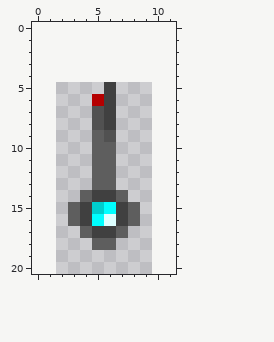
File history of a pixel-art sprite, ld-47/sprites/ship_modules/module_cannon_arm.png. Above, as it was before the edit.
The file is 8x22 pixels. Shown: x 0..11, y 0..20. The old version is drawn lined up with the new one, on the new canvas.
The result:
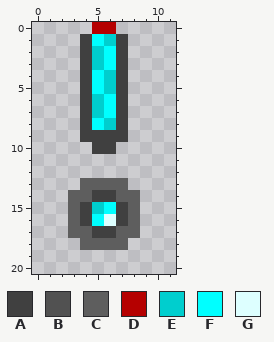
Palette (. is transparent): A #404040  B #515151  C #5e5e5e  D #b50000  E #00cece  F #00ffff  G #ddffff
Diff:
canvas 8x22 -> 12x32, the old top-left corner now at 2,5
There is now colour A in rows 1 to 9 at x 4 and 7.
The edit turns colour B into colour A in row 9 at x 6.
The edit turns colour C into colour A in row 9 at x 5; in row 10 at x 5 to 6.
There is now colour C in row 13 at x 4 and 7; in row 14 at x 3 and 8; in row 17 at x 3 and 8; in row 18 at x 4 and 7.
There is now colour D in row 0 at x 5 to 6.
There is now colour E in row 1 at x 6; in rows 2 to 3 at x 5; in row 4 at x 6.
The edit turns colour A into colour E in row 5 at x 6; in row 8 at x 6.
The edit turns colour B into colour E in row 7 at x 5.
The edit turns colour D into colour E in row 6 at x 5.
There is now colour F in row 1 at x 5; in rows 2 to 3 at x 6; in rows 4 to 5 at x 5.
The edit turns colour A into colour F in rows 6 to 7 at x 6.
The edit turns colour B into colour F in row 8 at x 5.
Colour C is removed in rows 11 to 12 at x 5 to 6.
